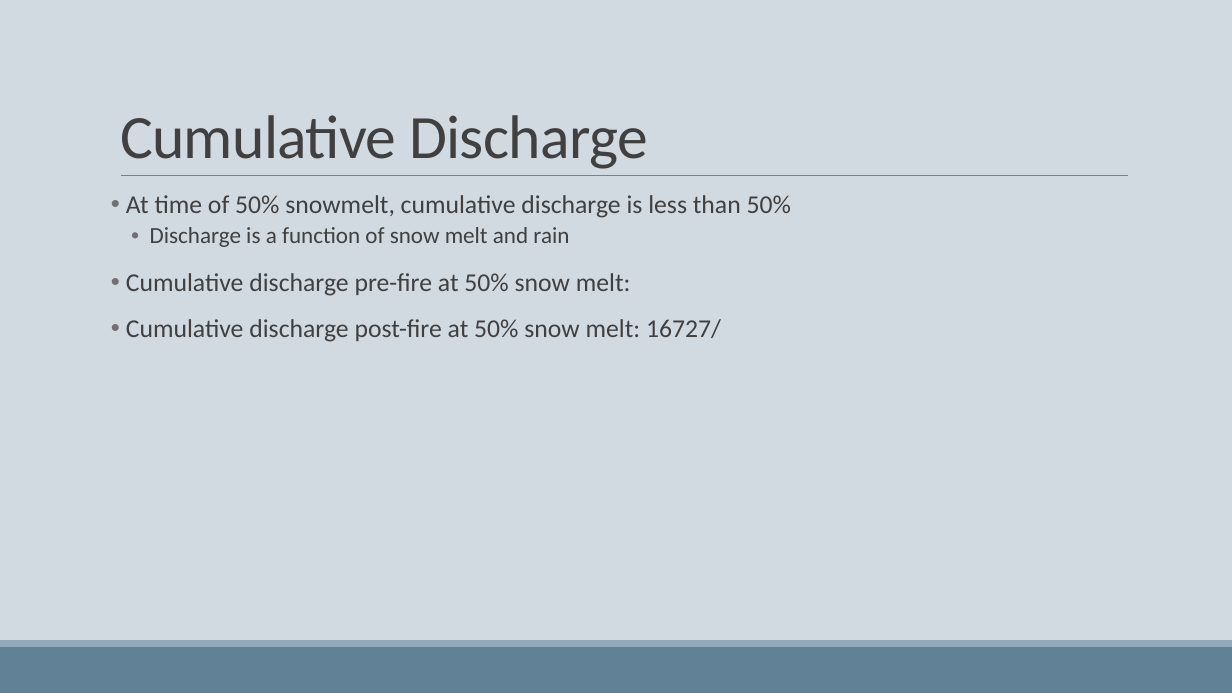
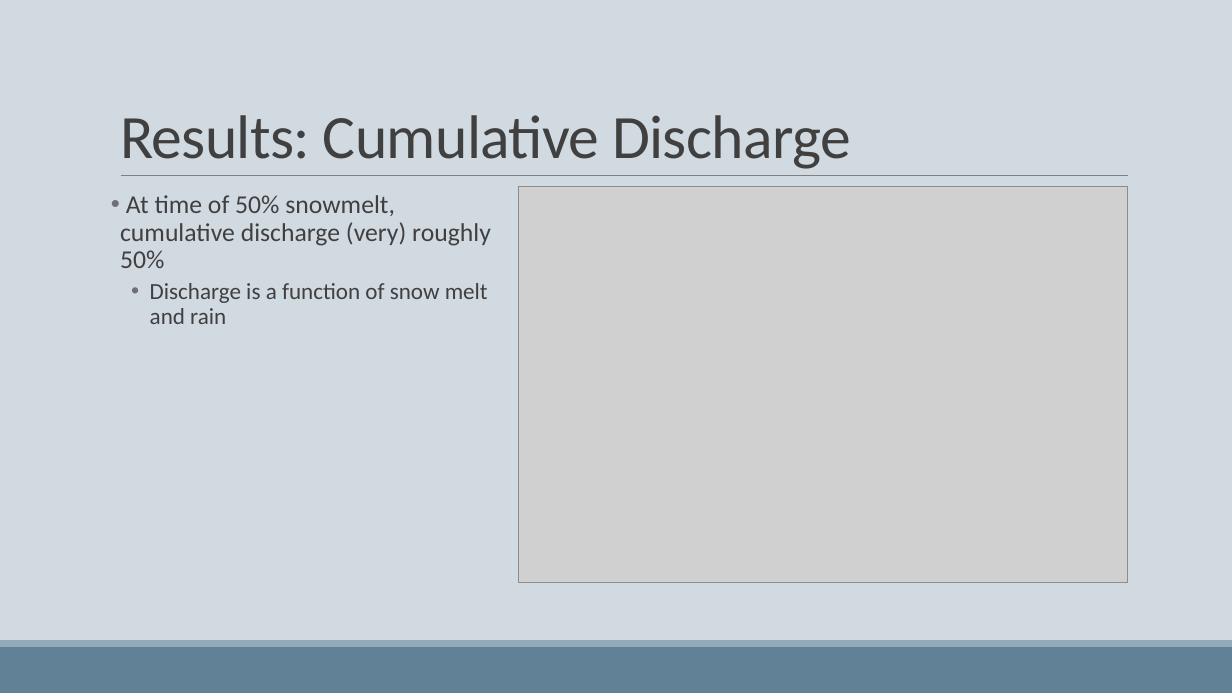
Before and after one commit to woz22/thesis, a slide deck: slide 9 of courses/geog475_pres.pptx. Drawn at 1232x693 pixels with LibreOffice and Linux fonts; fonts in the diff are those of the drawing; grey boxes stand for pictures. Boxes give left, top, right and bottom in pixels: in the first picture for what was removed or moved away, otherwise in the second. Text is boxed around its words. In the diff, an @@ line names an element or a change of style, - is before the commit and + after.

Commit message:
geog475 graphs
exported R graphs of cumulative discharge, powerpoint pres, fuels guide table templates

```diff
--- a/courses/geog475_pres.pptx
+++ b/courses/geog475_pres.pptx
@@ title at <box>120,115,851,169</box>: text changed @@
-Cumulative Discharge
+Results: Cumulative Discharge
@@ text at <box>120,195,491,268</box>: text changed @@
-• At time of 50% snowmelt, cumulative discharge is less than 50%
+• At time of 50% snowmelt, cumulative discharge (very) roughly 50%
@@ picture added at <box>518,187,1128,583</box> @@
@@ text at <box>126,273,721,342</box>: paragraphs removed @@
-• Cumulative discharge pre-fire at 50% snow melt:
-• Cumulative discharge post-fire at 50% snow melt: 16727/
```
Also in this commit, not shown: 8 other slides changed, 1 slide added, 1 slide removed, 5 other files.
